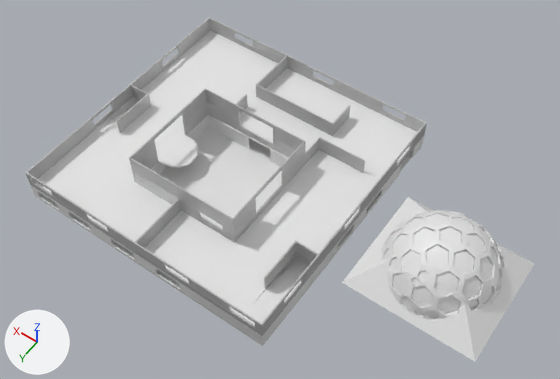
The FBX model Assets/Models/Museum.fbx, before and after one commit.
Before and after are seen from a camera (50 mm lens) standing at (-71.5, 82.4, 132.3) and looking at (-15.8, 4.4, 9.7). The lights are fixed; the arrows at lower left show +X, +Y and +Z. Where no turn or scale is listed for an object, it has been applied to the vertices.

Objects in the first picture: 'Balcony', 'Floor2', 'PyramidRoof', 'PyramidroofGlass', 'Stairs1', 'Walls', 'Walls2', 'Walls3', 'floor'.
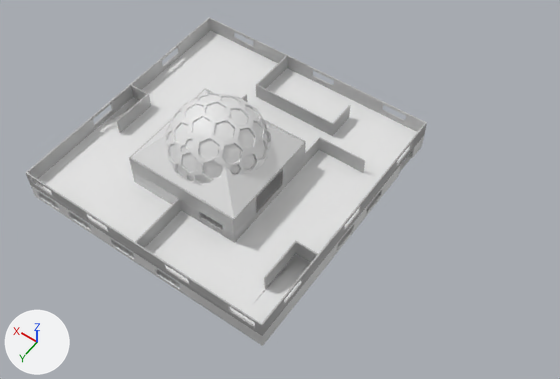
Where the newer file only moved an object's origin or applied its transform, the numbers keep the older frame.

Diff of the bpy script that builds the scene:
```diff
--- a/Assets/Models/Museum.fbx.py
+++ b/Assets/Models/Museum.fbx.py
@@ me_mesh_009 @@
 me_mesh_009.from_pydata(...)  # 1441 vertices, 2687 faces; spans x -10.2..10.3, y -10.5..10.6, z 0.2..10.7
 # used by ob_pyramidroofglass; location = (-51.3, 4.6, 12.9)
+# me_mesh_009 part 1: the whole mesh is moved by (50.9, 0.0, 0.0)
@@ ob_pyramidroof @@
 ob_pyramidroof = bpy.data.objects.new('PyramidRoof', me_mesh_008)
-ob_pyramidroof.location = (-51.5, 4.7, 12.0)
+ob_pyramidroof.location = (-0.6, 4.7, 11.9)
```

Pixel boxes (x1, y1, x2, y2) of what changed, in the pictures (560 x 379 px):
'PyramidRoof', moved
    before: (342, 197, 535, 362)
    after: (131, 90, 305, 219)
'PyramidroofGlass', mesh moved
    before: (384, 211, 499, 318)
    after: (167, 95, 268, 183)
'floor', unchanged, covered by the edit
    before: (39, 127, 413, 296)
    after: (39, 138, 413, 296)
